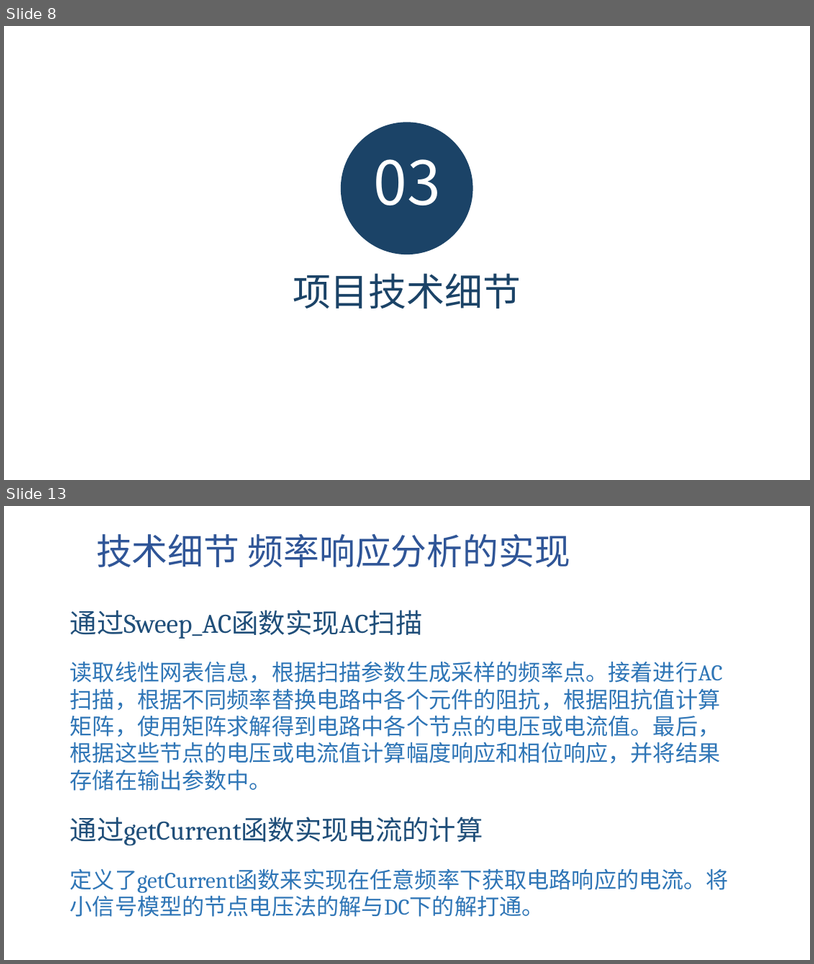
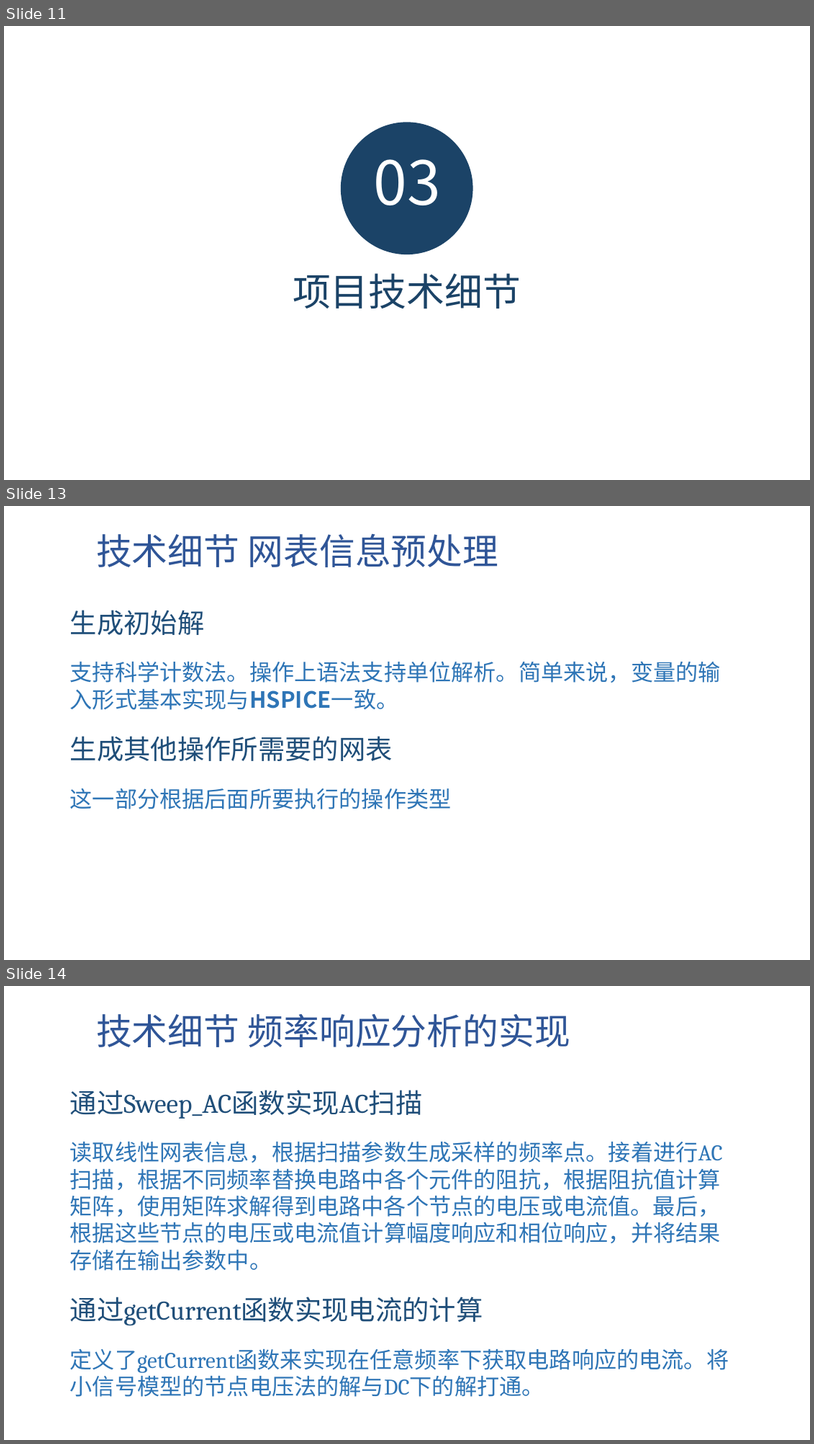
Before and after one commit to shifengzhicheng/FUDAN_ANALOG_EDA_MATLAB_SPICE, a slide deck: 基于MATLAB实现的模拟电路SPICE工具.pptx. Shown one above the other, each under a label of ours: slides 8 and 13 before the commit, slides 11, 13 and 14 after it; the slides between them are not shown. The pictures are 814x964 and 814x1444 pixels, drawn with LibreOffice and Linux fonts; fonts in the diff are those of the drawing; background and template pictures are left out. Boxes give left, top, right and bottom in pixels: in the first picture for what was removed or moved away, otherwise in the second. Text is boxed around its words. In the diff, an @@ line names an element or a change of style, - is before the commit and + after.

```diff
--- a/基于MATLAB实现的模拟电路SPICE工具.pptx
+++ b/基于MATLAB实现的模拟电路SPICE工具.pptx
@@ slide 13 added at (x1=4, y1=506, x2=810, y2=960), background picture (left out) @@
@@ text added at (x1=96, y1=533, x2=499, y2=567), 32 pt, text #2F5597 @@
+技术细节 网表信息预处理
@@ text added at (x1=70, y1=610, x2=721, y2=809), 20 pt, text #2E75B6 @@
+生成初始解
+支持科学计数法。操作上语法支持单位解析。简单来说，变量的输入形式基本实现与HSPICE一致。
+生成其他操作所需要的网表
+这一部分根据后面所要执行的操作类型
@@ what was slide 8 is now slide 11 @@
@@ what was slide 13 is now slide 14 @@
```
Also in this commit, not shown: 11 slides changed, 3 other slides added, 4 slides removed, 6 other files.
